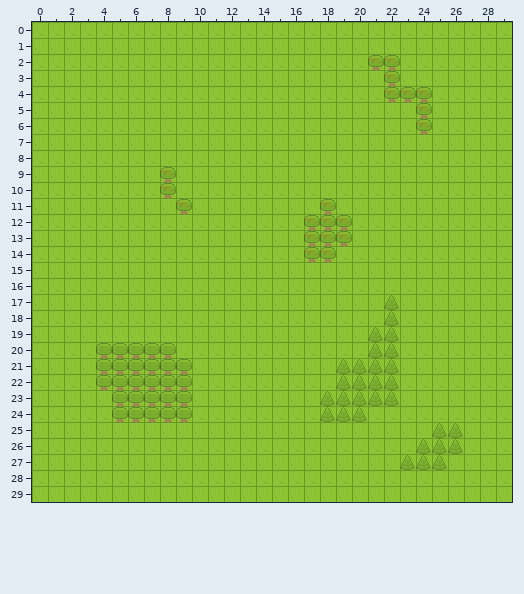
Tiled map, stored at client/src/assets/map/map.tmx. That is the earlier state.
Cells are 16x16 px. Shown: x 0..29, y 0..29.
Now the later version:
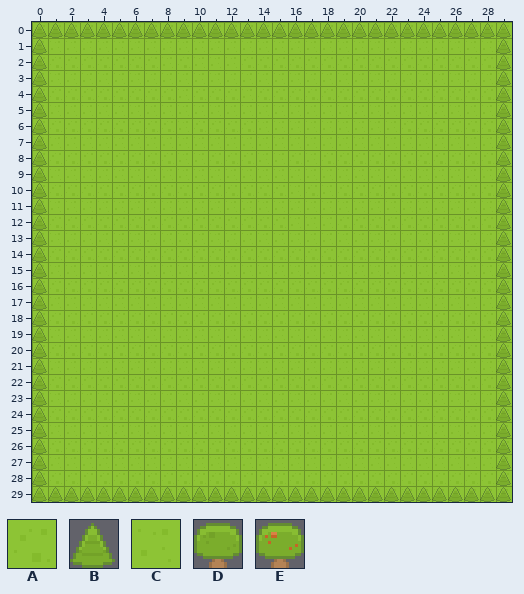
Key: from "spritesheet": A 0, B 1, C 2, D 3, E 4.
_ is an empty cell.
Difference:
Layer "Grass":
y 12: x 17..18 AA -> CC
Layer "Obstacles":
y 0: x 0..29 ______________________________ -> BBBBBBBBBBBBBBBBBBBBBBBBBBBBBB
y 1: x 0 _ -> B; x 29 _ -> B
y 2: x 0 _ -> B; x 21..22 EE -> __; x 29 _ -> B
y 3: x 0 _ -> B; x 22 E -> _; x 29 _ -> B
y 4: x 0 _ -> B; x 22..24 EEE -> ___; x 29 _ -> B
y 5..6: x 0 _ -> B; x 24 E -> _; x 29 _ -> B
y 7..8: x 0 _ -> B; x 29 _ -> B
y 9..10: x 0 _ -> B; x 8 E -> _; x 29 _ -> B
y 11: x 0 _ -> B; x 9 E -> _; x 18 E -> _; x 29 _ -> B
y 12..13: x 0 _ -> B; x 17..19 EEE -> ___; x 29 _ -> B
y 14: x 0 _ -> B; x 17..18 EE -> __; x 29 _ -> B
y 15..16: x 0 _ -> B; x 29 _ -> B
y 17..18: x 0 _ -> B; x 22 B -> _; x 29 _ -> B
y 19: x 0 _ -> B; x 21..22 BB -> __; x 29 _ -> B
y 20: x 0 _ -> B; x 4..8 DDDDD -> _____; x 21..22 BB -> __; x 29 _ -> B
y 21..22: x 0 _ -> B; x 4..9 DDDDDD -> ______; x 19..22 BBBB -> ____; x 29 _ -> B
y 23: x 0 _ -> B; x 5..9 DDDDD -> _____; x 18..22 BBBBB -> _____; x 29 _ -> B
y 24: x 0 _ -> B; x 5..9 DDDDD -> _____; x 18..20 BBB -> ___; x 29 _ -> B
y 25: x 0 _ -> B; x 25..26 BB -> __; x 29 _ -> B
y 26: x 0 _ -> B; x 24..26 BBB -> ___; x 29 _ -> B
y 27: x 0 _ -> B; x 23..25 BBB -> ___; x 29 _ -> B
y 28: x 0 _ -> B; x 29 _ -> B
y 29: x 0..29 ______________________________ -> BBBBBBBBBBBBBBBBBBBBBBBBBBBBBB
